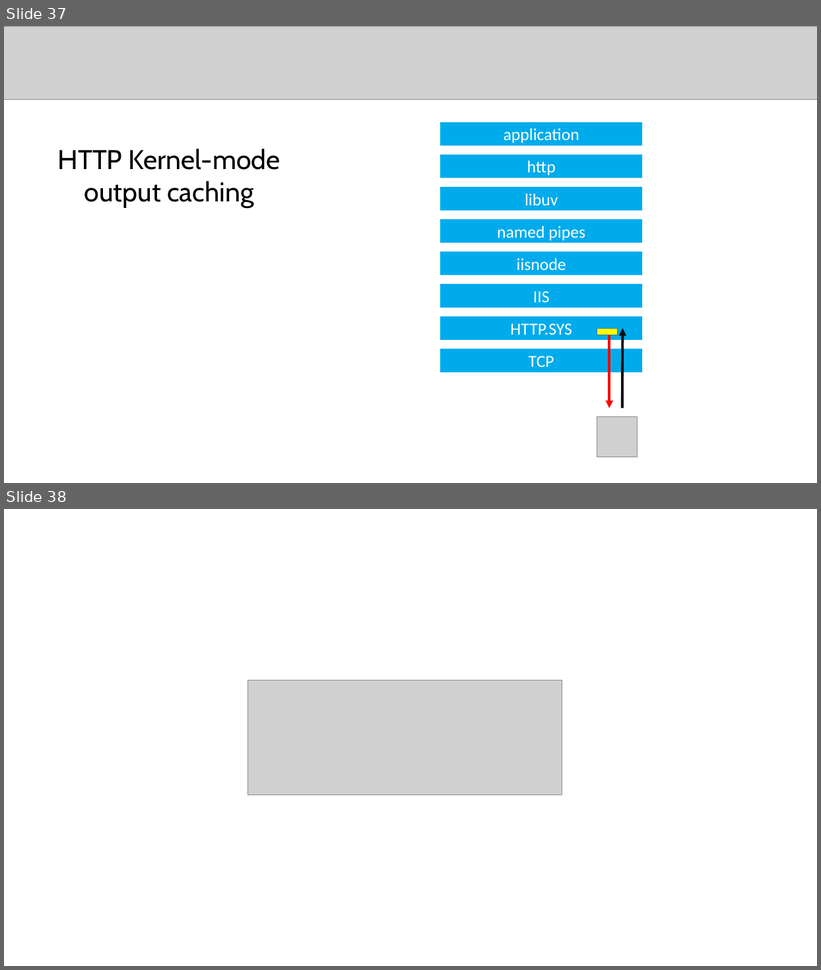
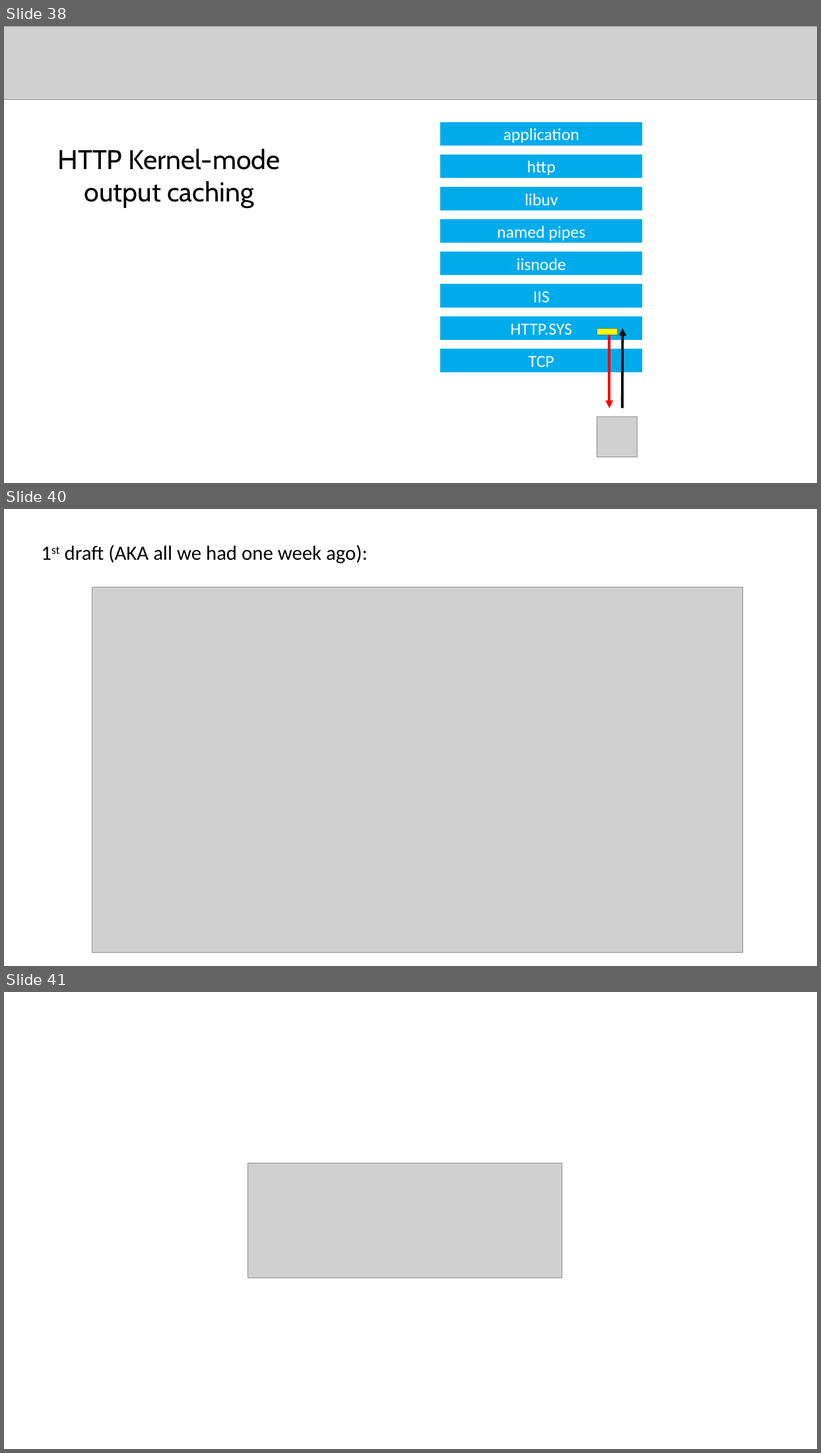
Before and after one commit to badescuga/NodeJsDemo, a slide deck: slidedeck/slides.pptx. Shown one above the other, each under a label of ours: slides 37 and 38 before the commit, slides 38, 40 and 41 after it; the slides between them are not shown. The pictures are 821x970 and 821x1453 pixels, drawn with LibreOffice and Linux fonts; fonts in the diff are those of the drawing; grey boxes stand for pictures. Boxes give left, top, right and bottom in pixels: in the first picture for what was removed or moved away, otherwise in the second. Text is boxed around its words. In the diff, an @@ line names an element or a change of style, - is before the commit and + after.

```diff
--- a/slidedeck/slides.pptx
+++ b/slidedeck/slides.pptx
@@ slide 40 added at box(4, 509, 817, 966), background #FFFFFF @@
@@ text added at box(65, 545, 368, 564), 24 pt, text #000000 @@
+1st draft (AKA all we had one week ago):
@@ picture added at box(92, 587, 743, 953) @@
@@ what was slide 37 is now slide 38 @@
@@ what was slide 38 is now slide 41 @@
```
Also in this commit, not shown: 2 other slides added, 3 other files.
